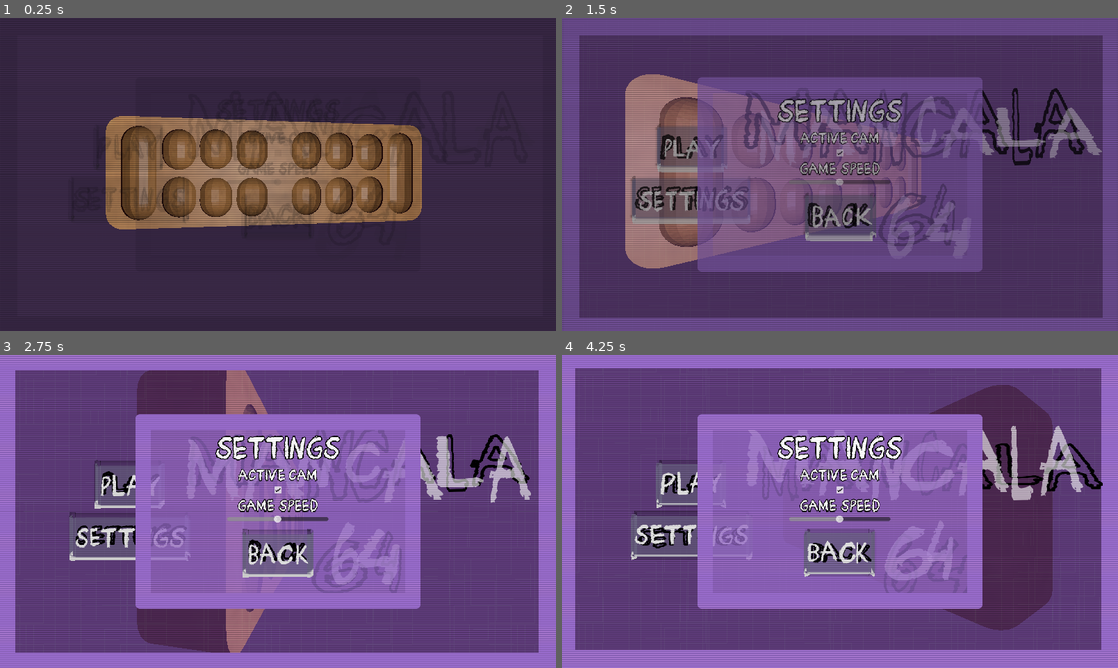
Above: before the commit, frames 1-4 (two rows, left to right).
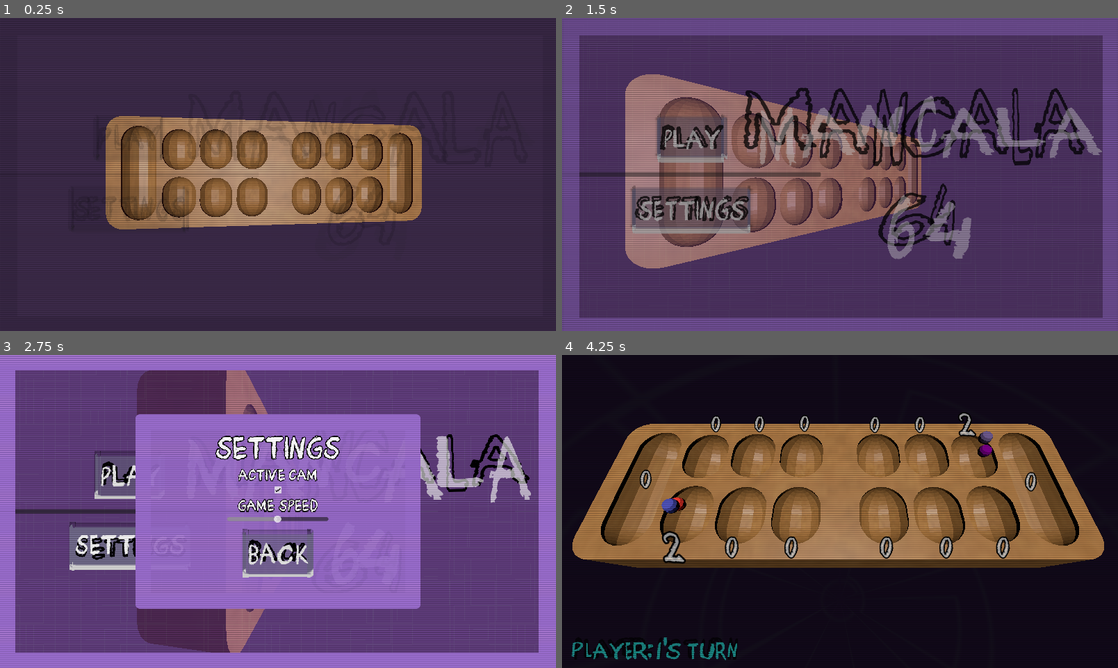
Above: after the commit, the same moments.

Repository: sym-z/3d-mancala
Game: Godot game, scene res://scenes/main_menu.tscn
Two runs of this game, one before a commit and one after it. Both use one fixed random seed, a clock stepped at 60 frames per second and the inputs below.
Inputs (mouse positions are in pixels of both pictures, inside the frame that each line leads up to):
- Up to frame 1 (0.25 s): no input
- Up to frame 2 (1.5 s): click (689, 174) at 0.52 s; click (840, 152) at 1.27 s
- Up to frame 3 (2.75 s): click "SETTINGS" at 2 s
- Up to frame 4 (4.25 s): click "BACK" at 2.75 s; click "PLAY" at 3.5 s

The runs differ from the first frame. In frame 1, 2.4% of the frame differs, in the area x 13-59%, y 32-70%; in frame 2, 32%; in frame 3, 4.5%; in frame 4, 100%, in the area x 0-100%, y 0-100%.

Commit message:
settings done, starting on controls

Diff:
--- a/src/mm_menu_box.tres
+++ b/src/mm_menu_box.tres
@@ -1,7 +1,7 @@
 [gd_resource type="Theme" format=3 uid="uid://d2x1lp84g27xq"]
 
 [sub_resource type="StyleBoxFlat" id="StyleBoxFlat_7br34"]
-bg_color = Color(0.58448, 0.41339996, 0.78, 0.77254903)
+bg_color = Color(0.58448, 0.41339996, 0.78, 0.92156863)
 border_width_left = 32
 border_width_top = 32
 border_width_right = 32
--- a/src/scenes/level_script.gd
+++ b/src/scenes/level_script.gd
@@ -47,6 +47,7 @@
 #endregion
 func _ready():
 	spread_delay = Globals.game_speed
+	print("SPREAD DELAY IS: ", spread_delay)
 	arrow_pointer.global_position = p1_marker_banks[selected_bank].global_position
 	arrow_pointer.visible = false
 	await board_setup()
--- a/src/scenes/main_menu.gd
+++ b/src/scenes/main_menu.gd
@@ -1,14 +1,17 @@
 extends Control
 
 @export var play_btn : Button
+@export var settings_btn : Button
 @export var announcer : AudioStreamPlayer
 # Called when the node enters the scene tree for the first time.
 @export var appear_time : float = 2.0
 @export var fade_time : float = 2.0
 @export var model : MeshInstance3D
+@export var settings_container : MarginContainer
 func _ready():
 	modulate = Color(0,0,0,0)
 	play_btn.connect("pressed", to_game)
+	settings_btn.connect("pressed", open_settings)
 	announcer.title()
 	var tween : Tween = get_tree().create_tween()
 	tween.tween_property(self,"modulate", Color(1,1,1,1), appear_time)
@@ -28,3 +31,7 @@
 	tween.play()
 	await tween.finished
 	SceneTransition.game()
+
+func open_settings():
+	settings_container.open()
+	pass
--- a/src/scenes/main_menu.tscn
+++ b/src/scenes/main_menu.tscn
@@ -16,6 +16,7 @@
 [ext_resource type="Shader" uid="uid://b5bov1ito7yf5" path="res://scenes/title.gdshader" id="15_5pajh"]
 [ext_resource type="AudioStream" uid="uid://48bqffl6eiyl" path="res://assets/audio/tie.mp3" id="15_8egab"]
 [ext_resource type="Theme" uid="uid://d2x1lp84g27xq" path="res://mm_menu_box.tres" id="16_5pajh"]
+[ext_resource type="Script" uid="uid://diakhf4xw6vll" path="res://scripts/settings_container.gd" id="16_j7ex8"]
 
 [sub_resource type="ShaderMaterial" id="ShaderMaterial_tbmy8"]
 shader = ExtResource("4_5pajh")
@@ -106,7 +107,7 @@
 Button/styles/normal = SubResource("StyleBoxFlat_7dv2h")
 Button/styles/pressed = SubResource("StyleBoxFlat_5vu20")
 
-[node name="Main Menu" type="Control" unique_id=303553077 node_paths=PackedStringArray("play_btn", "announcer", "model")]
+[node name="Main Menu" type="Control" unique_id=303553077 node_paths=PackedStringArray("play_btn", "settings_btn", "announcer", "model", "settings_container")]
 layout_mode = 3
 anchors_preset = 15
 anchor_right = 1.0
@@ -116,9 +117,11 @@
 mouse_filter = 2
 script = ExtResource("1_rtw2f")
 play_btn = NodePath("MarginContainer/VBoxContainer/Play")
+settings_btn = NodePath("MarginContainer/VBoxContainer/Settings")
 announcer = NodePath("Announcer")
 fade_time = 0.5
 model = NodePath("MeshInstance3D")
+settings_container = NodePath("Settings Window Container")
 
 [node name="TextureRect" type="TextureRect" parent="." unique_id=1088503036]
 modulate = Color(1, 1, 1, 0.39215687)
@@ -159,6 +162,9 @@
 size_flags_vertical = 6
 theme = ExtResource("2_wu84c")
 text = "PLAY"
+
+[node name="Controls" type="Button" parent="MarginContainer/VBoxContainer" unique_id=422067149]
+layout_mode = 2
 
 [node name="Settings" type="Button" parent="MarginContainer/VBoxContainer" unique_id=455389478]
 material = SubResource("ShaderMaterial_oa1go")
@@ -236,7 +242,8 @@
 64"
 horizontal_alignment = 1
 
-[node name="Settings Container" type="MarginContainer" parent="." unique_id=1411205104]
+[node name="Settings Window Container" type="MarginContainer" parent="." unique_id=1411205104 node_paths=PackedStringArray("active_setting", "speed_setting", "back_btn")]
+visible = false
 z_index = 1
 layout_mode = 1
 anchors_preset = 15
@@ -248,20 +255,24 @@
 theme_override_constants/margin_top = 123
 theme_override_constants/margin_right = 281
 theme_override_constants/margin_bottom = 123
-
-[node name="PanelContainer2" type="PanelContainer" parent="Settings Container" unique_id=789466884]
+script = ExtResource("16_j7ex8")
+active_setting = NodePath("PanelContainer2/VBoxContainer2/VBoxContainer/CheckBox")
+speed_setting = NodePath("PanelContainer2/VBoxContainer2/VBoxContainer/Speed Meter")
+back_btn = NodePath("PanelContainer2/VBoxContainer2/Back")
+
+[node name="PanelContainer2" type="PanelContainer" parent="Settings Window Container" unique_id=789466884]
 layout_mode = 2
 theme = ExtResource("16_5pajh")
 
-[node name="VBoxContainer2" type="VBoxContainer" parent="Settings Container/PanelContainer2" unique_id=1397227330]
+[node name="VBoxContainer2" type="VBoxContainer" parent="Settings Window Container/PanelContainer2" unique_id=1397227330]
 layout_mode = 2
 theme_override_constants/separation = 28
 
-[node name="VBoxContainer" type="VBoxContainer" parent="Settings Container/PanelContainer2/VBoxContainer2" unique_id=347886071]
+[node name="VBoxContainer" type="VBoxContainer" parent="Settings Window Container/PanelContainer2/VBoxContainer2" unique_id=347886071]
 layout_mode = 2
 theme_override_constants/separation = 1
 
-[node name="Label" type="Label" parent="Settings Container/PanelContainer2/VBoxContainer2/VBoxContainer" unique_id=1663598464]
+[node name="Label" type="Label" parent="Settings Window Container/PanelContainer2/VBoxContainer2/VBoxContainer" unique_id=1663598464]
 layout_mode = 2
 theme_override_constants/outline_size = 8
 theme_override_fonts/font = ExtResource("3_8ln24")
@@ -269,7 +280,7 @@
 text = "SETTINGS"
 horizontal_alignment = 1
 
-[node name="Active Cam Label" type="Label" parent="Settings Container/PanelContainer2/VBoxContainer2/VBoxContainer" unique_id=1055179364]
+[node name="Active Cam Label" type="Label" parent="Settings Window Container/PanelContainer2/VBoxContainer2/VBoxContainer" unique_id=1055179364]
 layout_mode = 2
 theme_override_constants/outline_size = 5
 theme_override_fonts/font = ExtResource("3_8ln24")
@@ -277,11 +288,12 @@
 text = "ACTIVE CAM"
 horizontal_alignment = 1
 
-[node name="CheckBox" type="CheckBox" parent="Settings Container/PanelContainer2/VBoxContainer2/VBoxContainer" unique_id=1275593969]
-layout_mode = 2
-size_flags_horizontal = 4
-
-[node name="Speed Label" type="Label" parent="Settings Container/PanelContainer2/VBoxContainer2/VBoxContainer" unique_id=1765486136]
+[node name="CheckBox" type="CheckBox" parent="Settings Window Container/PanelContainer2/VBoxContainer2/VBoxContainer" unique_id=1275593969]
+layout_mode = 2
+size_flags_horizontal = 4
+button_pressed = true
+
+[node name="Speed Label" type="Label" parent="Settings Window Container/PanelContainer2/VBoxContainer2/VBoxContainer" unique_id=1765486136]
 layout_mode = 2
 theme_override_constants/outline_size = 5
 theme_override_fonts/font = ExtResource("3_8ln24")
@@ -289,15 +301,15 @@
 text = "GAME SPEED"
 horizontal_alignment = 1
 
-[node name="Speed Meter" type="HSlider" parent="Settings Container/PanelContainer2/VBoxContainer2/VBoxContainer" unique_id=1255820310]
+[node name="Speed Meter" type="HSlider" parent="Settings Window Container/PanelContainer2/VBoxContainer2/VBoxContainer" unique_id=1255820310]
 custom_minimum_size = Vector2(209.43, 0)
 layout_mode = 2
 size_flags_horizontal = 4
-max_value = 0.6
+min_value = -0.3
+max_value = 0.3
 step = 0.1
-value = 0.3
-
-[node name="Back" type="Button" parent="Settings Container/PanelContainer2/VBoxContainer2" unique_id=787669278]
+
+[node name="Back" type="Button" parent="Settings Window Container/PanelContainer2/VBoxContainer2" unique_id=787669278]
 material = SubResource("ShaderMaterial_j7ex8")
 layout_mode = 2
 size_flags_horizontal = 4
--- /dev/null
+++ b/src/scripts/settings_container.gd
@@ -0,0 +1,32 @@
+extends MarginContainer
+
+@export var active_setting : CheckBox
+@export var speed_setting : HSlider
+@export var back_btn : Button
+const DEFAULT_SPEED : float = 0.3
+# Called when the node enters the scene tree for the first time.
+func _ready():
+	active_setting.connect("toggled", adjust_active)
+	back_btn.connect("pressed", close)
+	speed_setting.connect("value_changed", adjust_speed)
+	# Glitch in engine!
+	speed_setting.value = 0
+	visible = false
+
+
+# Called every frame. 'delta' is the elapsed time since the previous frame.
+func _process(delta):
+	pass
+
+func adjust_speed(value : float):
+	Globals.game_speed = DEFAULT_SPEED - value
+	pass
+
+func adjust_active(toggled_on : bool):
+	Globals.follow_camera = toggled_on
+	pass
+
+func open():
+	visible = true
+func close():
+	visible = false
Not shown, added: src/scripts/settings_container.gd.uid
